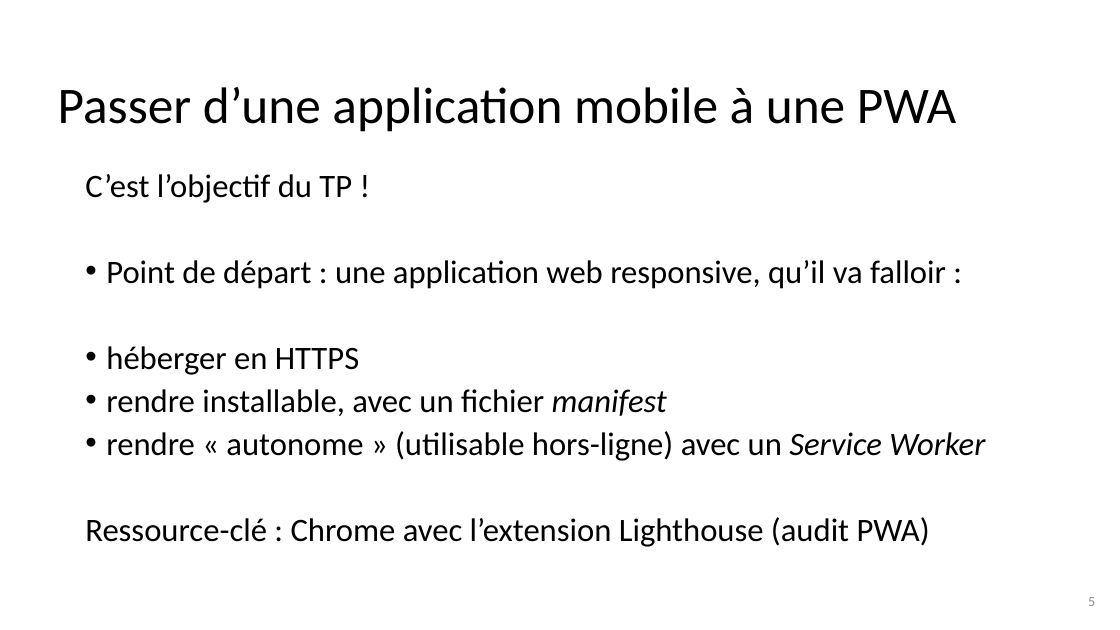
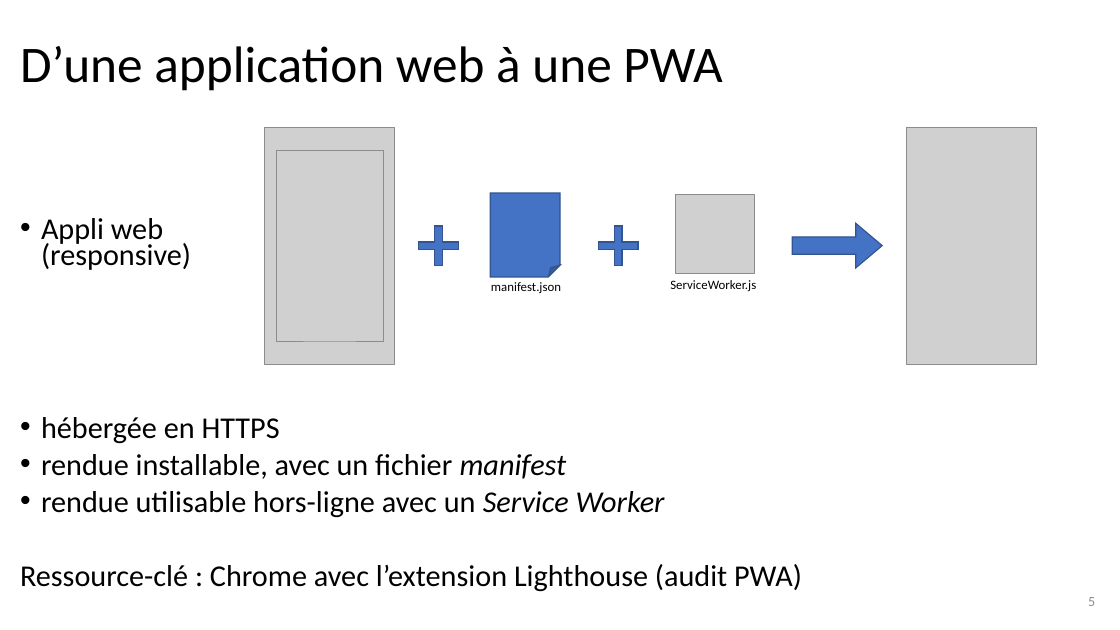
Before and after one commit to fdadeau/scanettePWA, a slide deck: slide 5 of sujet/PWA.pptx. Drawn at 1120x630 pixels with LibreOffice and Linux fonts; fonts in the diff are those of the drawing; grey boxes stand for pictures; background and template pictures are left out. Boxes give left, top, right and bottom in pixels: in the first picture for what was removed or moved away, otherwise in the second. Text is boxed around its words. In the diff, an @@ line names an element or a change of style, - is before the commit and + after.

```diff
--- a/sujet/PWA.pptx
+++ b/sujet/PWA.pptx
@@ title at (20, 46, 723, 91): text changed @@
-Passer d’une application mobile à une PWA
+D’une application web à une PWA
@@ text "Appli web (responsive)": place and size @@
-text "Appli web (responsive)" at (85, 174, 985, 547)
+text "Appli web (responsive)" at (20, 218, 802, 592)
@@ text at (41, 218, 665, 518): text changed; size 28 to 25.9 pt @@
-C’est l’objectif du TP !
-• Point de départ : une application web responsive, qu’il va falloir :
-• héberger en HTTPS
-• rendre installable, avec un fichier manifest
-• rendre « autonome » (utilisable hors-ligne) avec un Service Worker
+• Appli web
+  (responsive)
+• hébergée en HTTPS
+• rendue installable, avec un fichier manifest
+• rendue utilisable hors-ligne avec un Service Worker
@@ group added at (264, 127, 1038, 364): 4 pictures, 2 pluses, 2 texts, 1 folded corner, 1 right arrow @@
+manifest.json
+ServiceWorker.js
@@ text at (20, 564, 802, 592): size 28 to 25.9 pt in "Ressource-clé : Chrome avec l’extension Lighthouse (audit ..."; line spacing 0.8 to 0.7 @@
```
Also in this commit, not shown: 4 other slides changed, 1 slide added, 4 other files.
